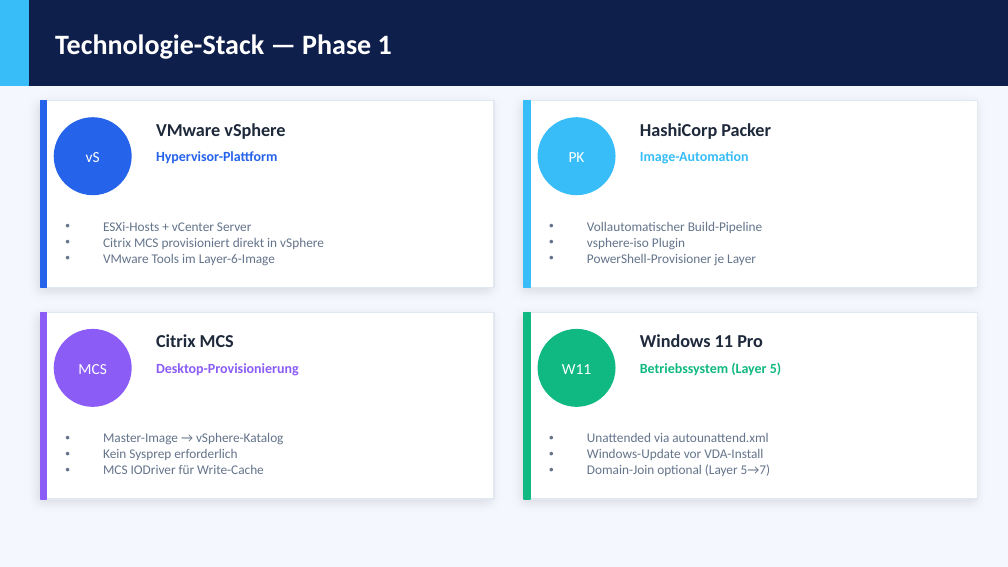
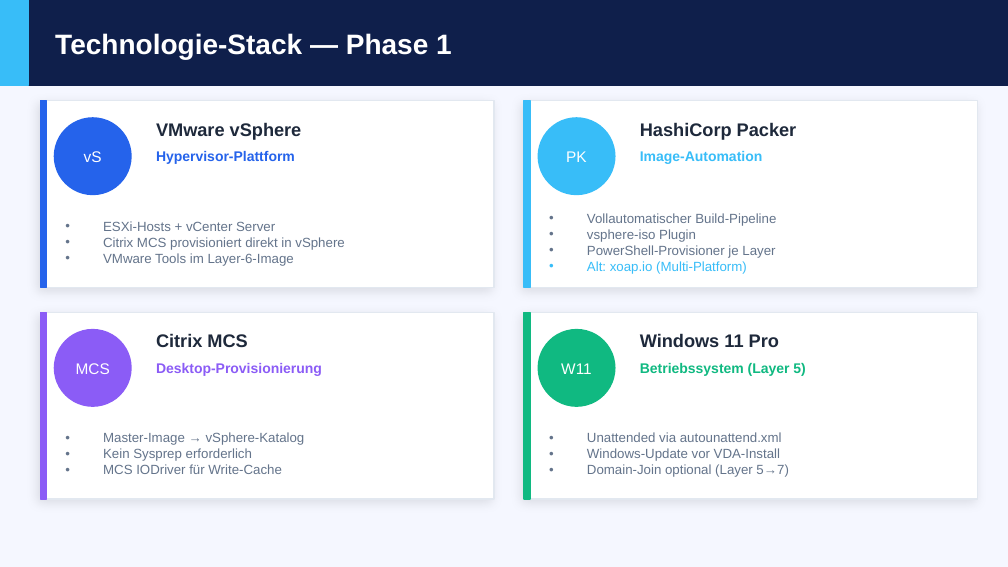
Before and after one commit to cyberms/VID, a slide deck: slide 5 of VID-Management-Praesentation-Phase1.pptx. Drawn at 1008x567 pixels with LibreOffice and Linux fonts; fonts in the diff are those of the drawing. Boxes give left, top, right and bottom in pixels: in the first picture for what was removed or moved away, otherwise in the second. Text is boxed around its words. In the diff, an @@ line names an element or a change of style, - is before the commit and + after.

```diff
--- a/VID-Management-Praesentation-Phase1.pptx
+++ b/VID-Management-Praesentation-Phase1.pptx
@@ text at (587,213,776,258): font Calibri to Arial in "Vollautomatischer Build-Pipeline", "vsphere-iso Plugin", "PowerShell-Provisioner je Layer" @@
@@ text at (587,261,747,274): paragraph added @@
+• Alt: xoap.io (Multi-Platform)
@@ font Calibri to Arial in 16 elements at (55,33,452,59), (84,151,102,162), (156,122,302,140), (156,151,295,164), (103,221,344,266), (566,151,587,162), (640,122,797,140), (640,151,762,164), (76,363,110,374), (156,334,247,347), (156,363,322,376), (103,432,305,474), (561,363,592,374), (640,334,779,347), (640,363,805,376), (587,432,788,477) @@
```
Also in this commit, not shown: 8 other slides changed, 2 other files.
